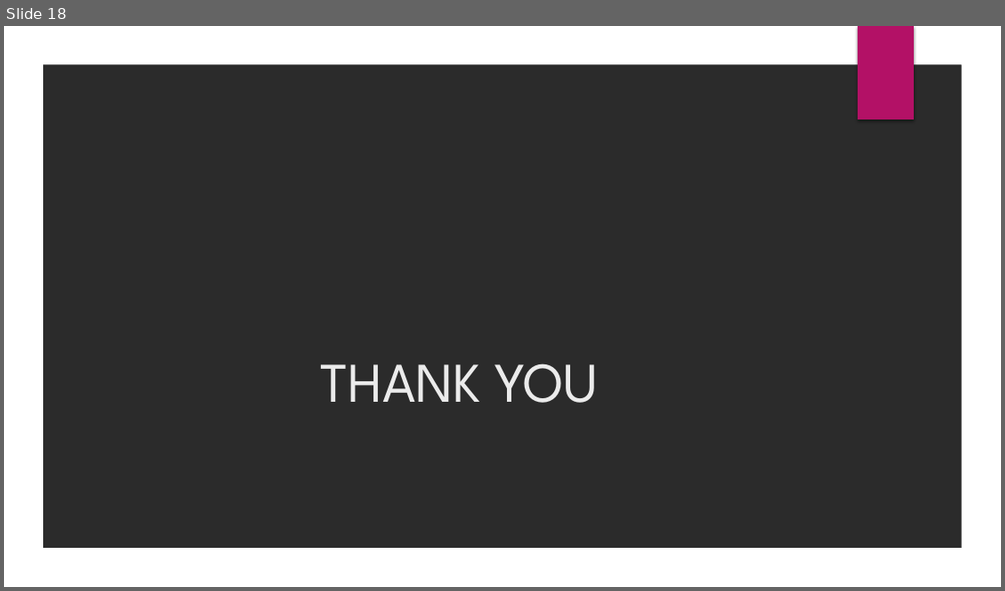
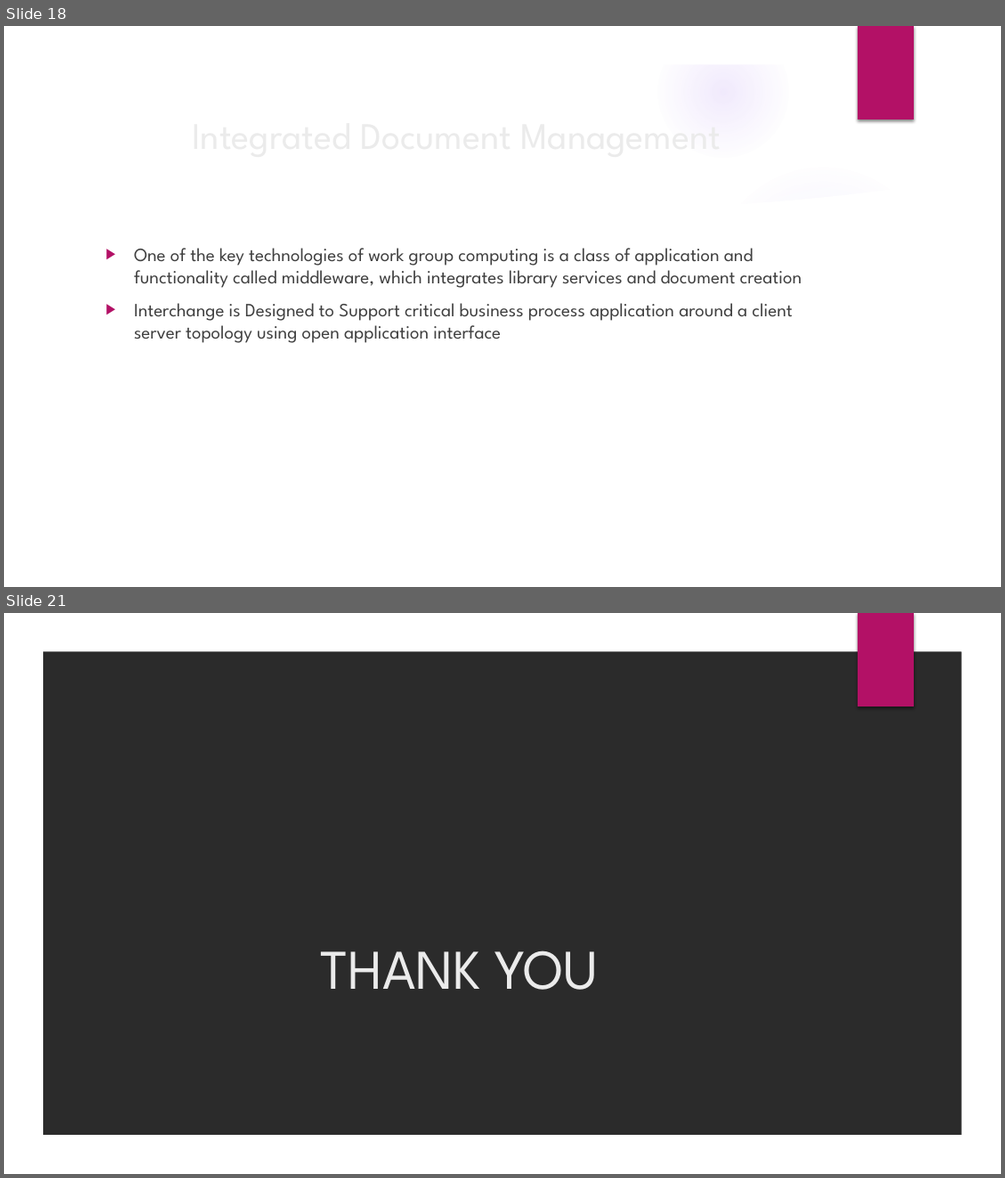
Before and after one commit to shrihari-tech/Git, a slide deck: CGM INTEGRATED MULTIMEDIA MESSAGE STANDARDS.pptx. Shown one above the other, each under a label of ours: slide 18 before the commit, slides 18 and 21 after it; the slides between them are not shown. The pictures are 1005x591 and 1005x1178 pixels, drawn with LibreOffice and Linux fonts; fonts in the diff are those of the drawing; background and template pictures are left out; a plain dark background stands for a picture behind light text. Boxes give left, top, right and bottom in pixels: in the first picture for what was removed or moved away, otherwise in the second. Text is boxed around its words. In the diff, an @@ line names an element or a change of style, - is before the commit and + after.

```diff
--- a/CGM INTEGRATED MULTIMEDIA MESSAGE STANDARDS.pptx
+++ b/CGM INTEGRATED MULTIMEDIA MESSAGE STANDARDS.pptx
@@ slide 18 added at bbox=[4, 26, 1001, 587], background picture (left out); not listed: 2 template elements that a slide beside it also shows @@
@@ title added at bbox=[98, 105, 815, 163], 36 pt, text #EBEBEB @@
+Integrated Document Management
@@ group added at bbox=[4, 27, 970, 587]: 5 ellipses, 2 freeform shapes @@
@@ text added at bbox=[134, 248, 801, 343], 18 pt, text #404040 @@
+▶ One of the key technologies of work group computing is a class of application and functionality called middleware, which integrates library services and document creation
+▶ Interchange is Designed to Support critical business process application around a client server topology using open application interface
@@ what was slide 18 is now slide 21 @@
```
Also in this commit, not shown: 2 other slides added.
